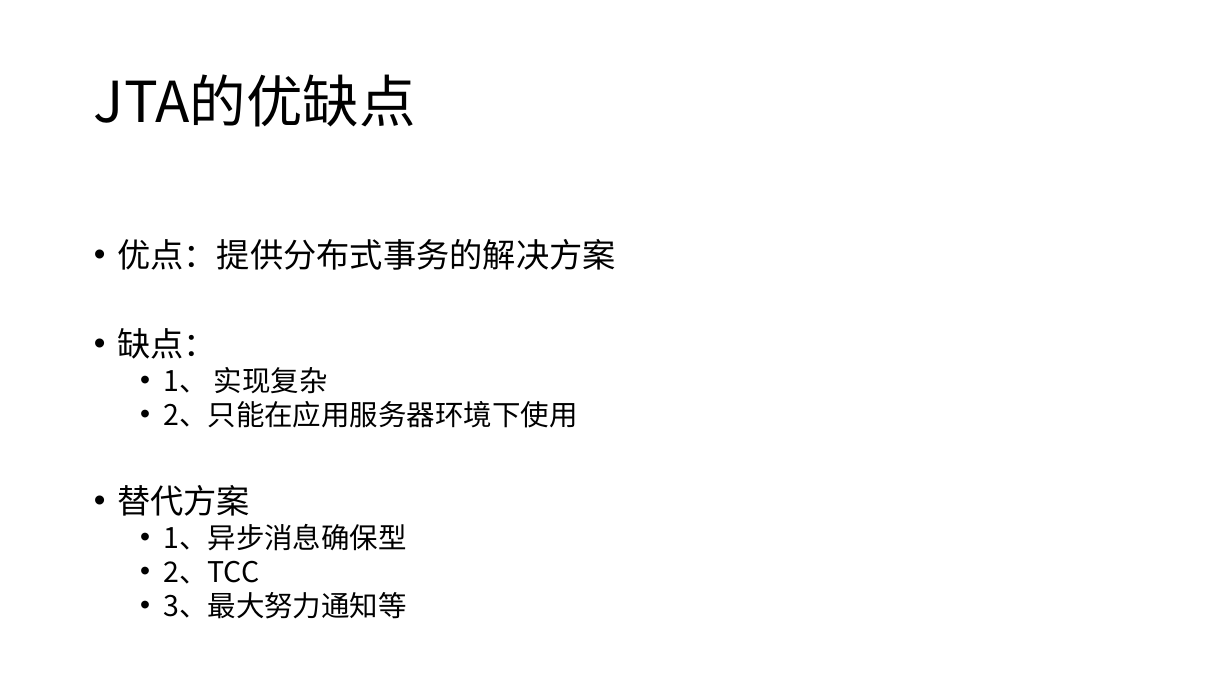
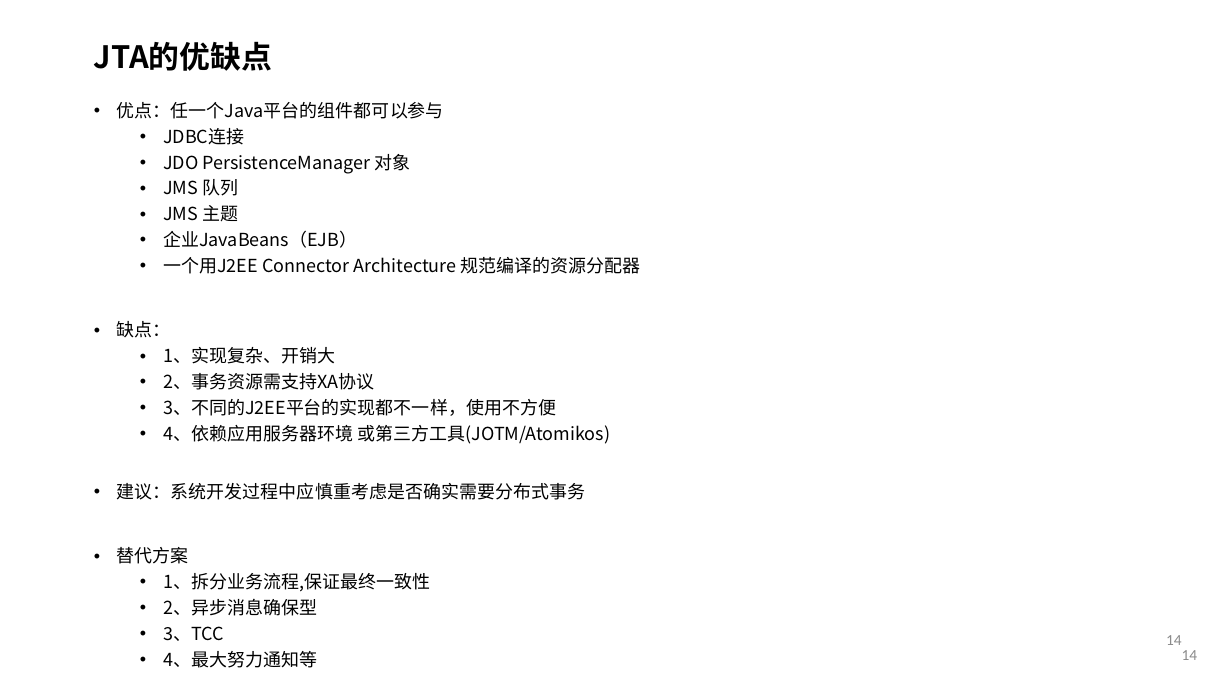
Before and after one commit to courage89/xa_presentation, a slide deck: slide 14 of 分布式事务.pptx (slide 19 before the commit). Drawn at 1232x693 pixels with LibreOffice and Linux fonts; fonts in the diff are those of the drawing; background and template pictures are left out. Boxes give left, top, right and bottom in pixels: in the first picture for what was removed or moved away, otherwise in the second. Text is boxed around its words. In the diff, an @@ line names an element or a change of style, - is before the commit and + after.

Commit message:
分布式事务ppt

```diff
--- a/分布式事务.pptx
+++ b/分布式事务.pptx
@@ title "JTA的优缺点" at bbox=[94, 41, 272, 71]: size 44 to 24 pt, bold on; vertical alignment middle to top @@
@@ text "优点：任一个Java平台的组件都可以参与": place and size @@
-text "优点：任一个Java平台的组件都可以参与" at bbox=[117, 239, 616, 619]
+text "优点：任一个Java平台的组件都可以参与" at bbox=[117, 102, 641, 668]
@@ text at bbox=[117, 102, 641, 274]: text changed; size 25.9 to 14 pt @@
-• 优点：提供分布式事务的解决方案
+• 优点：任一个Java平台的组件都可以参与
+  • JDBC连接
+  • JDO PersistenceManager 对象
+  • JMS 队列
+  • JMS 主题
+  • 企业JavaBeans（EJB）
+  • 一个用J2EE Connector Architecture 规范编译的资源分配器
@@ text at bbox=[117, 321, 189, 564]: size 25.9 to 14 pt in "缺点：", "替代方案"; line spacing 0.8 to 0.9 @@
@@ text at bbox=[117, 347, 610, 500]: text changed; size 22.2 to 14 pt @@
-  • 1、 实现复杂
-  • 2、只能在应用服务器环境下使用
+  • 1、实现复杂、开销大
+  • 2、事务资源需支持XA协议
+  • 3、不同的J2EE平台的实现都不一样，使用不方便
+  • 4、依赖应用服务器环境 或第三方工具(JOTM/Atomikos)
+• 建议：系统开发过程中应慎重考虑是否确实需要分布式事务
@@ text at bbox=[163, 573, 430, 668]: text changed; size 22.2 to 14 pt @@
-  • 1、异步消息确保型
-  • 2、TCC
-  • 3、最大努力通知等
+  • 1、拆分业务流程,保证最终一致性
+  • 2、异步消息确保型
+  • 3、TCC
+  • 4、最大努力通知等
@@ page number added at bbox=[1166, 635, 1182, 645], 12 pt, text #8C8C8C @@
+14
@@ page number added at bbox=[1182, 650, 1198, 660], 12 pt, text #8C8C8C @@
+14
```
Also in this commit, not shown: 11 other slides changed, 4 slides added, 10 slides removed.
